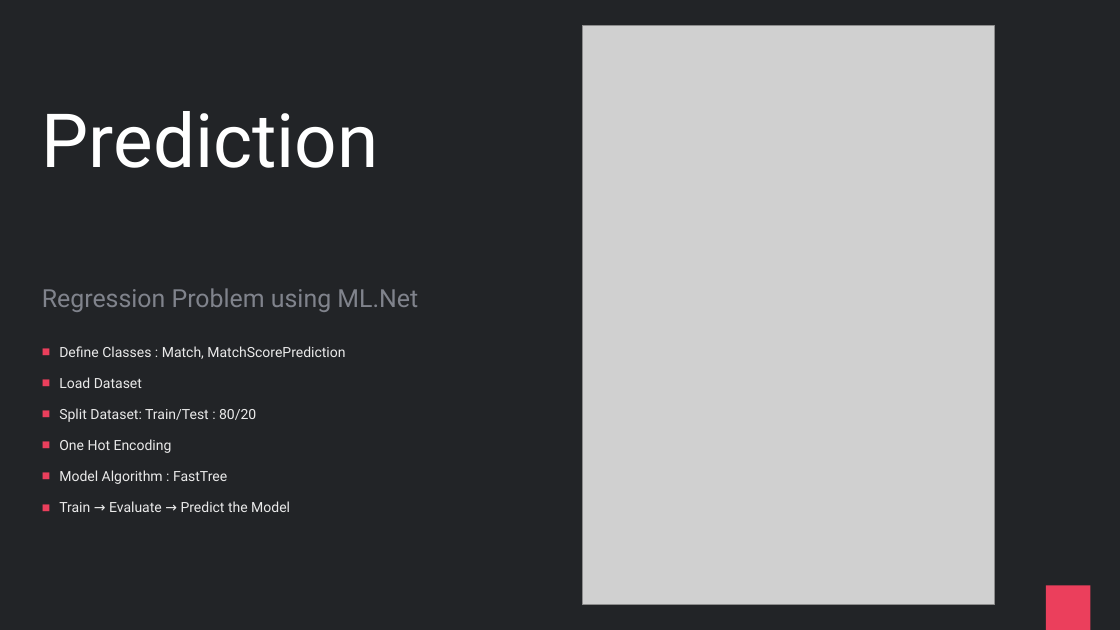
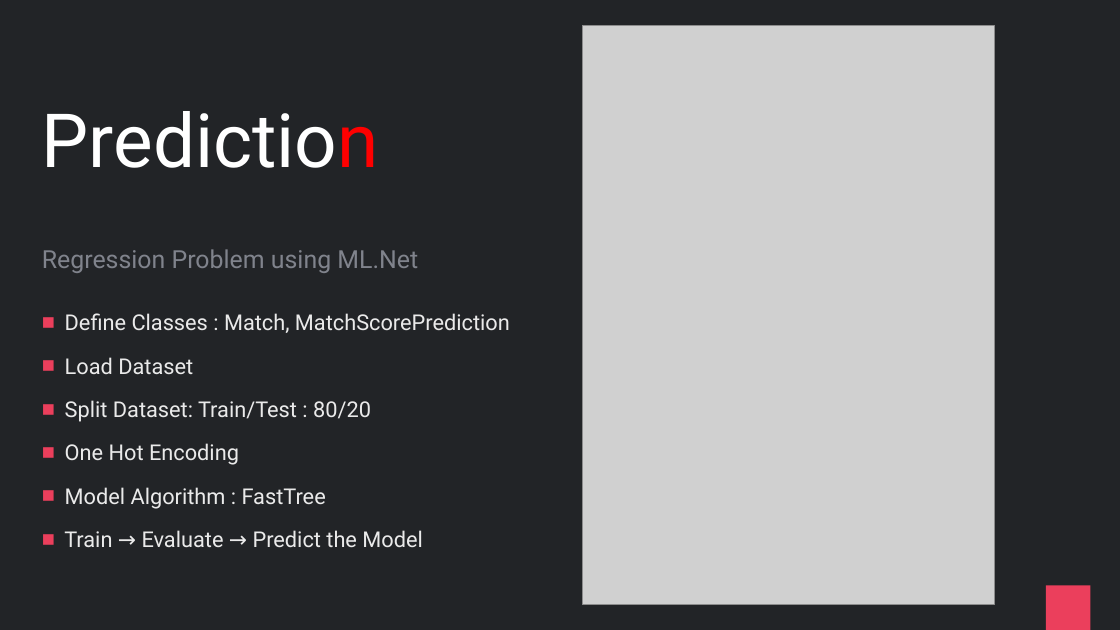
Before and after one commit to praveenraghuvanshi/tech-sessions, a slide deck: slide 9 of 16062021-Global-AI-Community-2021/cricket-analytics.pptx. Drawn at 1120x630 pixels with LibreOffice and Linux fonts; fonts in the diff are those of the drawing; grey boxes stand for pictures. Boxes give left, top, right and bottom in pixels: in the first picture for what was removed or moved away, otherwise in the second. Text is boxed around its words. In the diff, an @@ line names an element or a change of style, - is before the commit and + after.

Commit message:
Added Model Builder

```diff
--- a/16062021-Global-AI-Community-2021/cricket-analytics.pptx
+++ b/16062021-Global-AI-Community-2021/cricket-analytics.pptx
@@ title "Prediction" at [42, 111, 379, 168]: text colour #FFFFFF to #FF0000 in "Prediction" @@
@@ text "Regression Problem using ML.Net": place and size @@
-text "Regression Problem using ML.Net" at [42, 288, 418, 312]
+text "Regression Problem using ML.Net" at [42, 249, 418, 273]
@@ text "Define Classes : Match, MatchScorePrediction": place and size @@
-text "Define Classes : Match, MatchScorePrediction" at [59, 346, 345, 512]
+text "Define Classes : Match, MatchScorePrediction" at [64, 313, 510, 547]
@@ text "Define Classes : Match, MatchScorePrediction" at [64, 313, 510, 547]: size 18 to 28 pt @@
```
Also in this commit, not shown: 6 other slides changed, 2 slides added, 14 other files.
